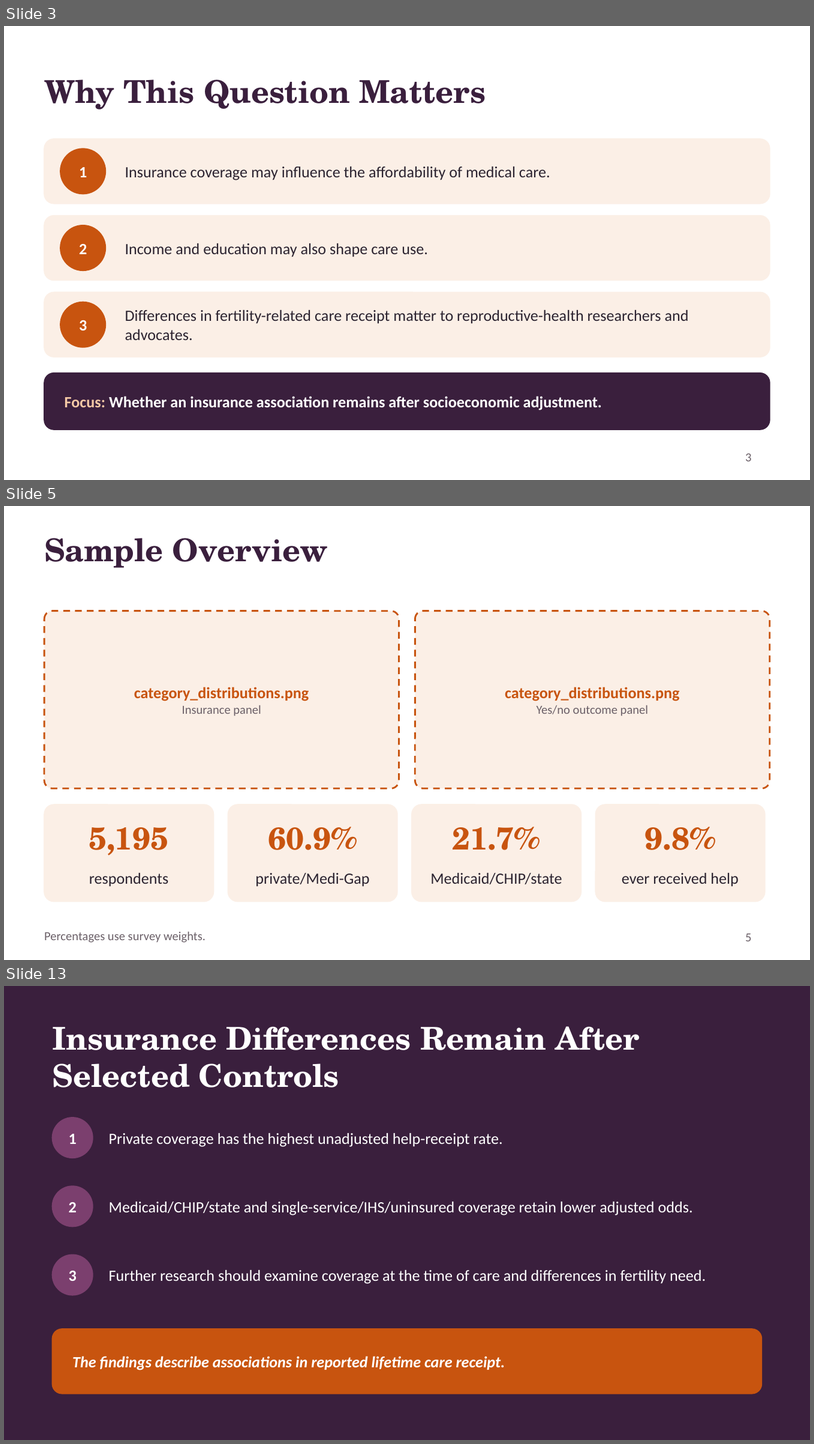
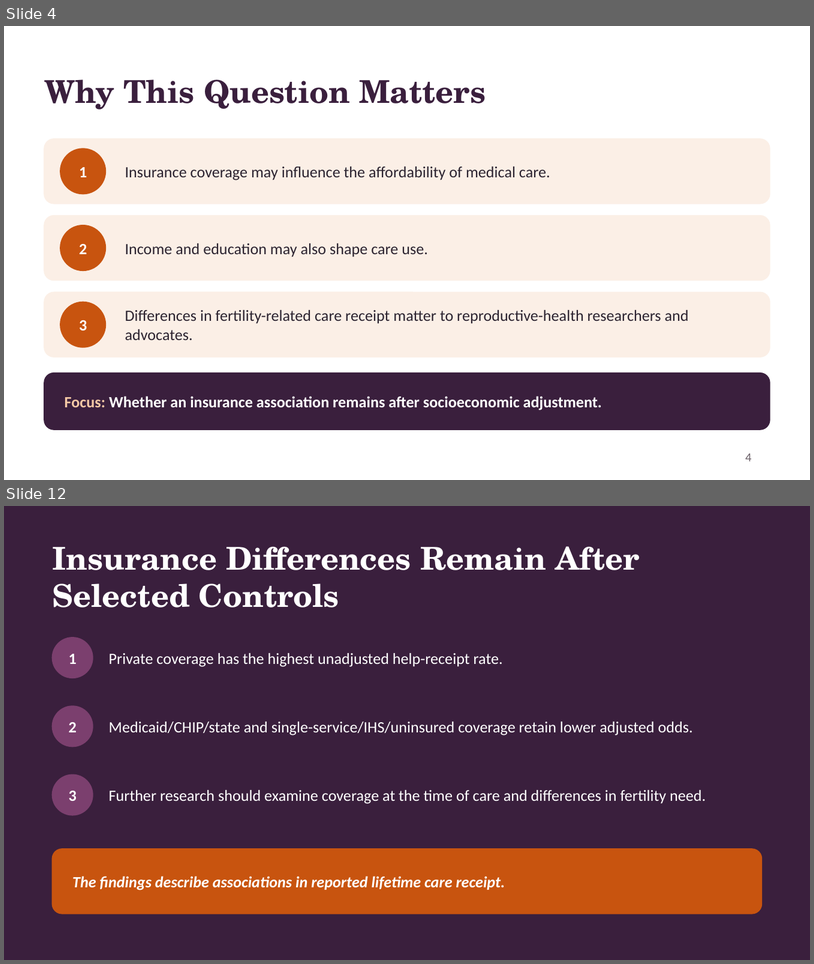
Before and after one commit to gracienl/reproductive-health-analysis, a slide deck: presentation/insurance fertility.pptx. Shown one above the other, each under a label of ours: slides 3, 5 and 13 before the commit, slides 4 and 12 after it; the slides between them are not shown. The pictures are 814x1444 and 814x964 pixels, drawn with LibreOffice and Linux fonts; fonts in the diff are those of the drawing. Boxes give left, top, right and bottom in pixels: in the first picture for what was removed or moved away, otherwise in the second. Text is boxed around its words. In the diff, an @@ line names an element or a change of style, - is before the commit and + after.

```diff
--- a/presentation/insurance fertility.pptx
+++ b/presentation/insurance fertility.pptx
@@ slide 5 removed at box(4, 506, 810, 960), background #FFFFFF @@
@@ title removed at box(44, 538, 328, 568) @@
-Sample Overview
@@ rounded rectangle removed at box(44, 611, 399, 788) @@
@@ rounded rectangle removed at box(415, 611, 770, 788) @@
@@ text removed at box(134, 687, 309, 716) @@
-category_distributions.png
-Insurance panel
@@ text removed at box(505, 687, 680, 716) @@
-category_distributions.png
-Yes/no outcome panel
@@ rounded rectangle removed at box(44, 804, 213, 901) @@
@@ rounded rectangle removed at box(228, 804, 398, 901) @@
@@ rounded rectangle removed at box(412, 804, 581, 901) @@
@@ rounded rectangle removed at box(596, 804, 765, 901) @@
@@ text removed at box(89, 827, 169, 855) @@
-5,195
@@ text removed at box(269, 826, 357, 850) @@
-60.9%
@@ text removed at box(453, 826, 541, 850) @@
-21.7%
@@ text removed at box(645, 826, 716, 850) @@
-9.8%
@@ text removed at box(89, 873, 169, 886) @@
-respondents
@@ text removed at box(255, 873, 369, 886) @@
-private/Medi-Gap
@@ text removed at box(431, 873, 562, 884) @@
-Medicaid/CHIP/state
@@ text removed at box(622, 873, 738, 886) @@
-ever received help
@@ text removed at box(44, 931, 206, 942) @@
-Percentages use survey weights.
@@ page number removed at box(746, 933, 752, 941) @@
-5
@@ what was slide 3 is now slide 4 @@
@@ page number at box(746, 453, 752, 461): text changed @@
-3
+4
@@ what was slide 13 is now slide 12 @@
```
Also in this commit, not shown: 10 slides changed, 3 other files.
